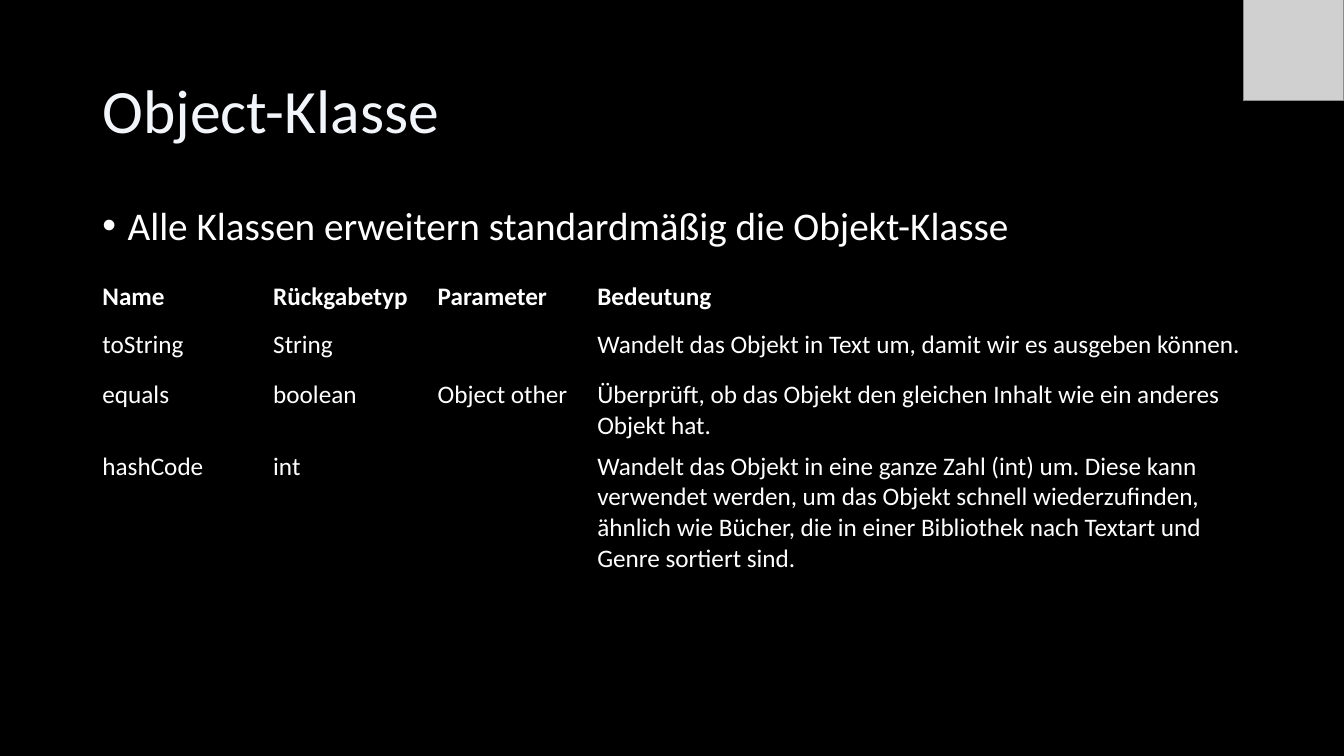
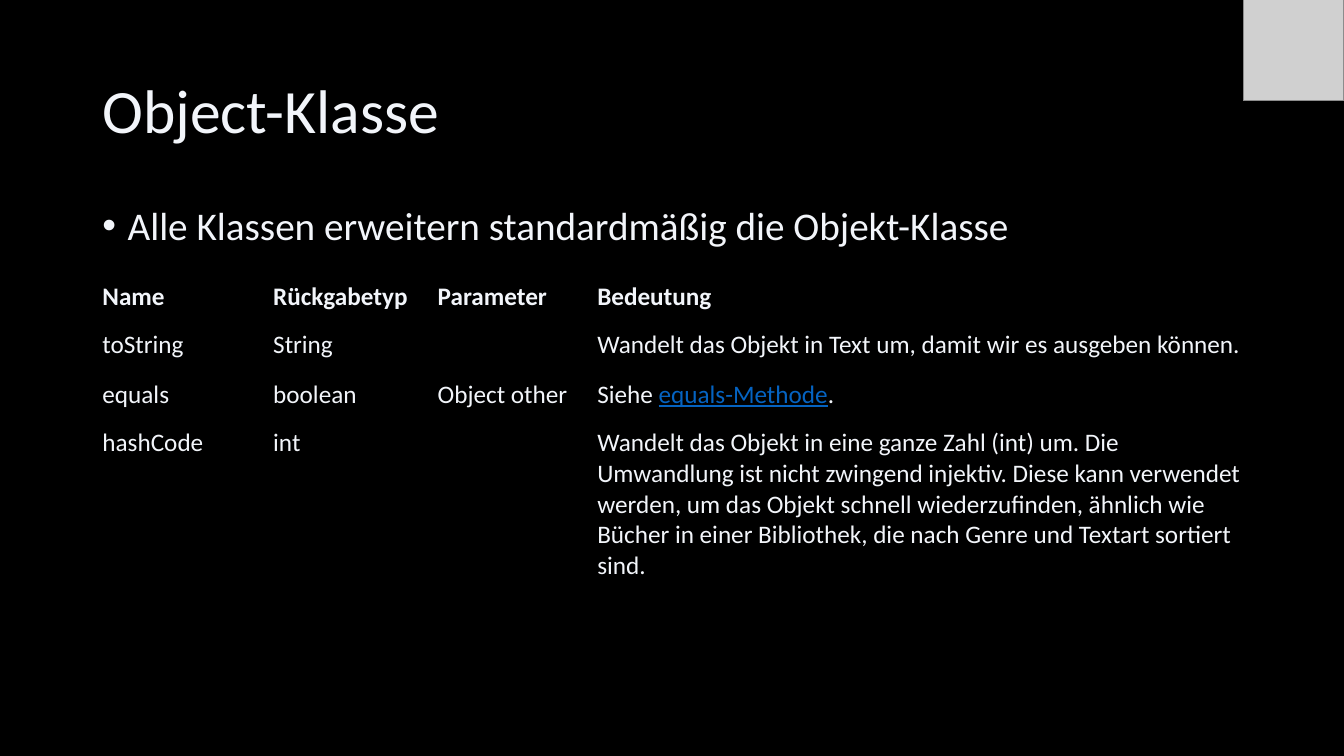
Before and after one commit to Cactusroot/Java, a slide deck: slide 67 of src/Java.pptx (slide 62 before the commit). Drawn at 1344x756 pixels with LibreOffice and Linux fonts; fonts in the diff are those of the drawing; grey boxes stand for pictures. Boxes give left, top, right and bottom in pixels: in the first picture for what was removed or moved away, otherwise in the second. Text is boxed around its words. In the diff, an @@ line names an element or a change of style, - is before the commit and + after.

```diff
--- a/src/Java.pptx
+++ b/src/Java.pptx
@@ table at (93, 276, 1251, 604) @@
-row 3, column 4: Überprüft, ob das Objekt den gleichen Inhalt wie ein anderes Objekt hat.
+row 3, column 4: Siehe equals-Methode.
-row 4, column 4: Wandelt das Objekt in eine ganze Zahl (int) um. Diese kann verwendet werden, um das Objekt schnell wiederzufinden, ähnlich wie Bücher, die in einer Bibliothek nach Textart und Genre sortiert sind.
+row 4, column 4: Wandelt das Objekt in eine ganze Zahl (int) um. Die Umwandlung ist nicht zwingend injektiv. Diese kann verwendet werden, um das Objekt schnell wiederzufinden, ähnlich wie Bücher in einer Bibliothek, die nach Genre und Textart sortiert sind.
@@ text colour #FFFFFF to #F2F5FA in "Name", "Rückgabetyp", "Parameter", "Bedeutung" and 8 more places @@
```
Also in this commit, not shown: 58 other slides changed, 9 slides added, 3 slides removed, 8 other files.
